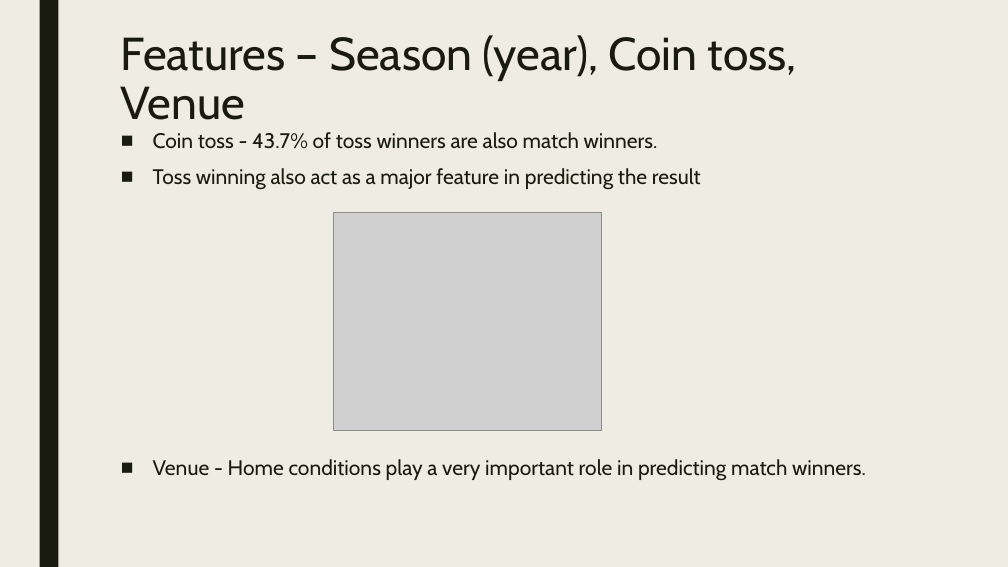
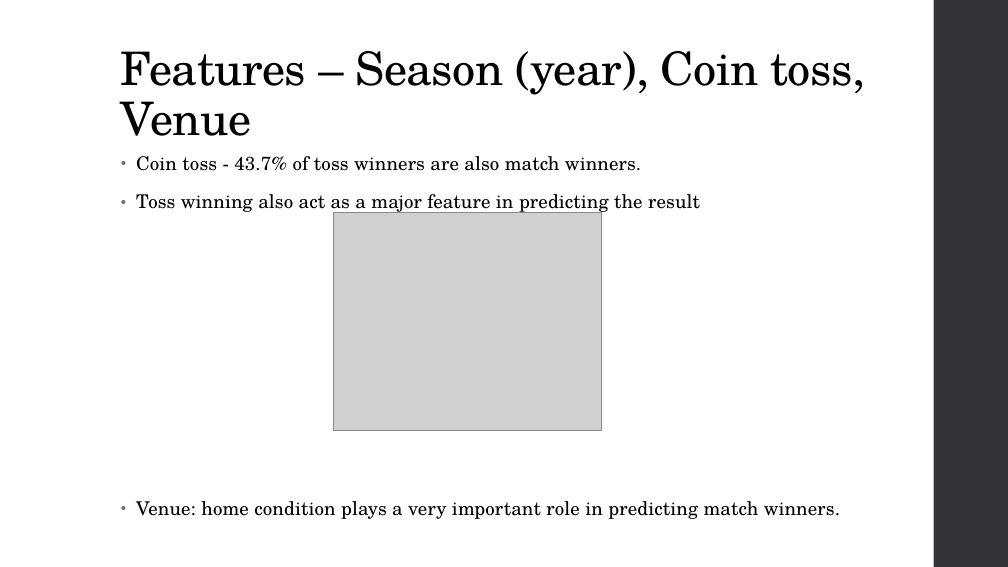
Before and after one commit to npsquared/3251_Presentation, a slide deck: slide 7 of 3251 - Cricket Prediction - Nitin Prakash.pptx. Drawn at 1008x567 pixels with LibreOffice and Linux fonts; fonts in the diff are those of the drawing; grey boxes stand for pictures. Boxes give left, top, right and bottom in pixels: in the first picture for what was removed or moved away, otherwise in the second. Text is boxed around its words. In the diff, an @@ line names an element or a change of style, - is before the commit and + after.

```diff
--- a/3251 - Cricket Prediction - Nitin Prakash.pptx
+++ b/3251 - Cricket Prediction - Nitin Prakash.pptx
@@ background #EFEDE3 to #FFFFFF @@
@@ rectangle removed at [39,0,58,567] @@
@@ title "Features – Season (year), Coin ..." at [121,51,865,136]: font Cabin to TeX Gyre Schola, text colour #191B0E to #000000, letter spacing 0 to -0.5 pt; line spacing 0.89 to 0.9; vertical alignment top to bottom @@
@@ rectangle added at [934,0,1008,567], fill #353537 @@
@@ text "Coin toss - 43.7% of ...": place and size @@
-text "Coin toss - 43.7% of ..." at [153,132,866,481]
+text "Coin toss - 43.7% of ..." at [136,156,840,519]
@@ text at [136,156,700,216]: size 20 to 18 pt, font Cabin to TeX Gyre Schola, text colour #191B0E to #000000, letter spacing 0 to 0.1 pt in "Coin toss - 43.7% of toss winners ...", "Toss winning also act as a major ..."; bullet ■ to •; line spacing 0.94 to 0.95; more space between paragraphs @@
@@ text at [136,501,840,519]: text changed; size 20 to 18 pt; font Cabin to TeX Gyre Schola; text colour #191B0E to #000000 @@
-■ Venue - Home conditions play a very important role in predicting match winners.
+• Venue: home condition plays a very important role in predicting match winners.
```
Also in this commit, not shown: 18 other slides changed.
